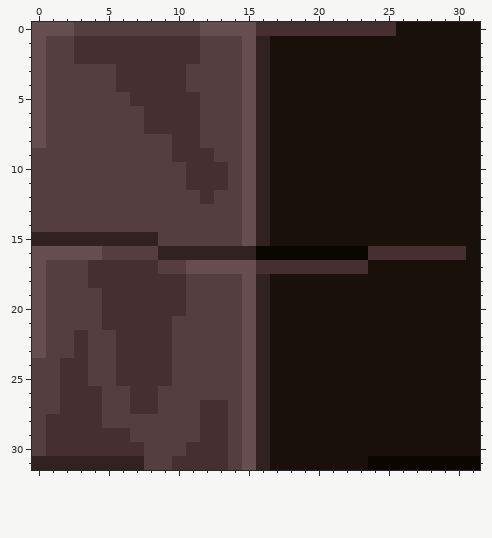
Pixel-art sprite, stored at theo_first_test/images/tile/7.png. Above is the file before it was changed.
The file is 32x32 pixels. Colours within 5 levels of each other are drawn and written as one.
And afterwards:
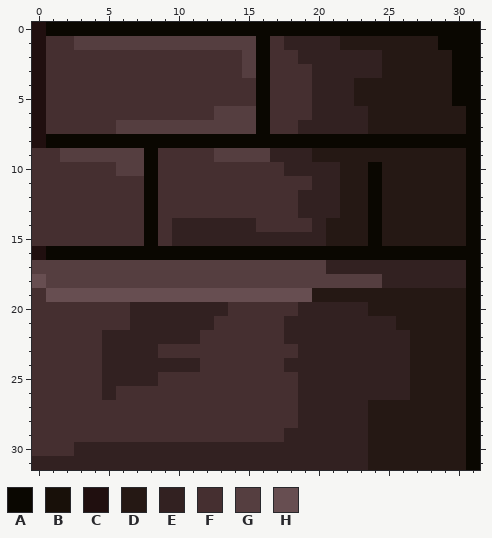
Palette (. is transparent): A #0a0701  B #181009  C #200f0f  D #251814  E #322121  F #452f30  G #553e40  H #674e51
Changes in this commit:
Changed rows in their new state; - is an unchanged pixel.
first column x 0:
 0 CAAAAAAAAAAAAAAAAAAAAAAAAAAAAAAA
 1 CFFGGGGGGGGG---GAFEEEEDDDDDDDAAA
 2 CFF---------FFFGAFFEEEEEEDDDDDAA
 3 CFFFFF-----FFFFGAFFFEEEEEDDDDDAA
 4 CFFFFF-----FFFFFAFFFEEEDDDDDDDAA
 5 CFFFFFF-----FFFFAFFFEEEDDDDDDDAA
 6 CFFFFFFF----F--GAFFFEEEEDDDDDDDA
 7 CFFFFF--GGGG---GAFFEEEEEDDDDDDDA
 8 CAAAAAAAAAAAAAAAAAAAAAAAAAAAAAAA
 9 FF------AF-----GGEEEDDDDDDDDDDDA
10 FFFFFF--AFF---FFFFEEEEDDADDDDDDA
11 FFFFFFFFAFF---FFFFFFEEDDADDDDDDA
12 FFFFFFFFAFFF-FFFFFFEEEDDADDDDDDA
13 FFFFFFFFAFFFFFFFFFFEEEDDADDDDDDA
14 FFFFFFFFAFEEEEEEFFFFEDDDADDDDDDA
15 FFFFFFFFAFEEEEEE-EEEEDDDADDDDDDA
16 CAAAAAAAAAAAAAAA--------AAAAAAAA
17 G---GGGGG--GGGGGGGGGGEEEEEEEEEEA
18 ----GGGGGGG----GGGGGGGGGGEEEEEEA
19 FHHHHHHHHHHHHHH-HHHHDDDDDDDDDDDA
20 FFFFF--EEEEEEEFFFFFEEEEEDDDDDDDA
21 FFFFF--EEEEEEFFFFFEEEEEEEEDDDDDA
22 FFF-FEEEEEEEFFFFFFEEEEEEEEEDDDDA
23 FFF-FEEEE-FFFFFFFFFEEEEEEEEDDDDA
24 FF--FEEEEEEEFFFFFFEEEEEEEEEDDDDA
25 FF--FEEEE-FFFFFFFFFEEEEEEEEDDDDA
26 FF---EF--FFFFFFFFFFEEEEEEEEDDDDA
27 FF---FF--FFF--FFFFFEEEEEDDDDDDDA
28 F----FFFFFFF--FFFFFEEEEEDDDDDDDA
29 F------FFFFF--FFFFEEEEEEDDDDDDDA
30 F--EEEEEEEEEEEEE-EEEEEEEDDDDDDDA
31 --------EEEEEEEE-EEEEEEEDDDDDDD-
Where, in picture pixels (left, top, right, bottom), the same in both pictures:
changed: (32, 22, 480, 470)
